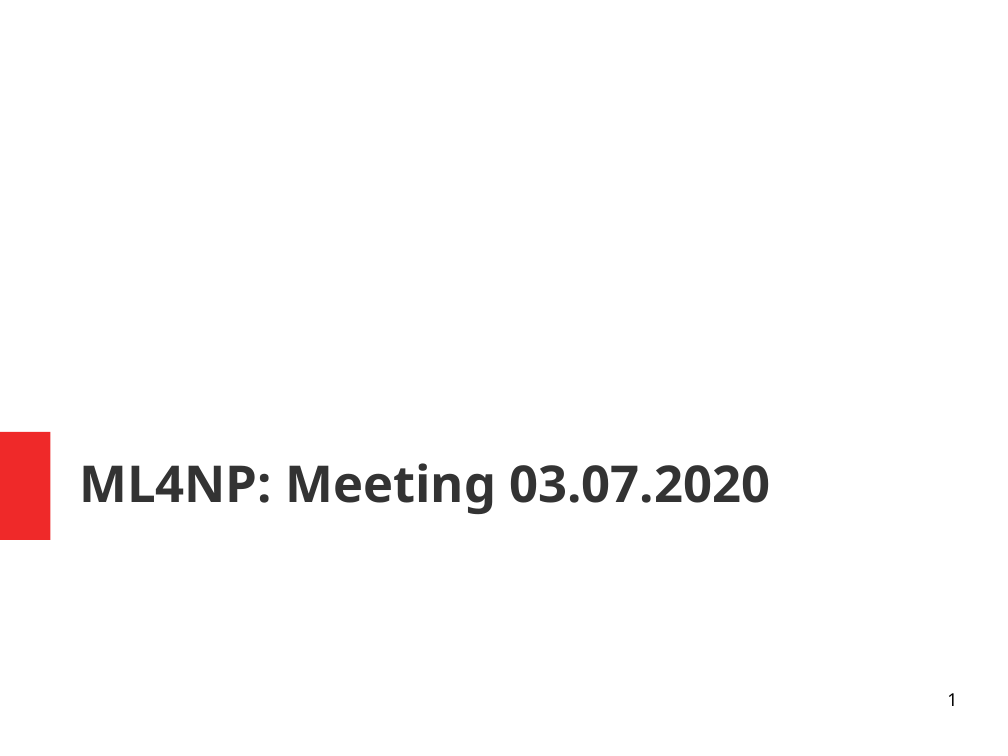
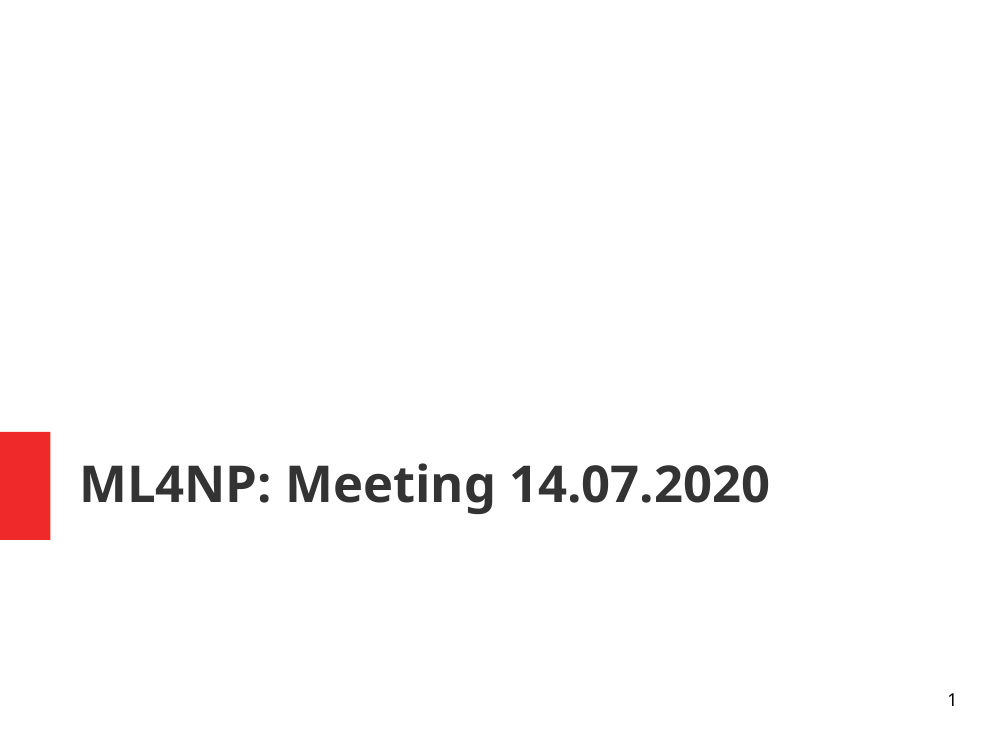
Before and after one commit to luigiberducci/ML4NP, a slide deck: slide 1 of Docs/meeting_ml4np_14lug2020.odp. Drawn at 1008x756 pixels with LibreOffice and Linux fonts; fonts in the diff are those of the drawing. Boxes give left, top, right and bottom in pixels: in the first picture for what was removed or moved away, otherwise in the second. Text is boxed around its words. In the diff, an @@ line names an element or a change of style, - is before the commit and + after.

```diff
--- a/Docs/meeting_ml4np_14lug2020.odp
+++ b/Docs/meeting_ml4np_14lug2020.odp
@@ title at (79,463,770,514): text changed @@
-ML4NP: Meeting 03.07.2020
+ML4NP: Meeting 14.07.2020
```
Also in this commit, not shown: 2 other slides changed, 7 slides added, 14 slides removed.
